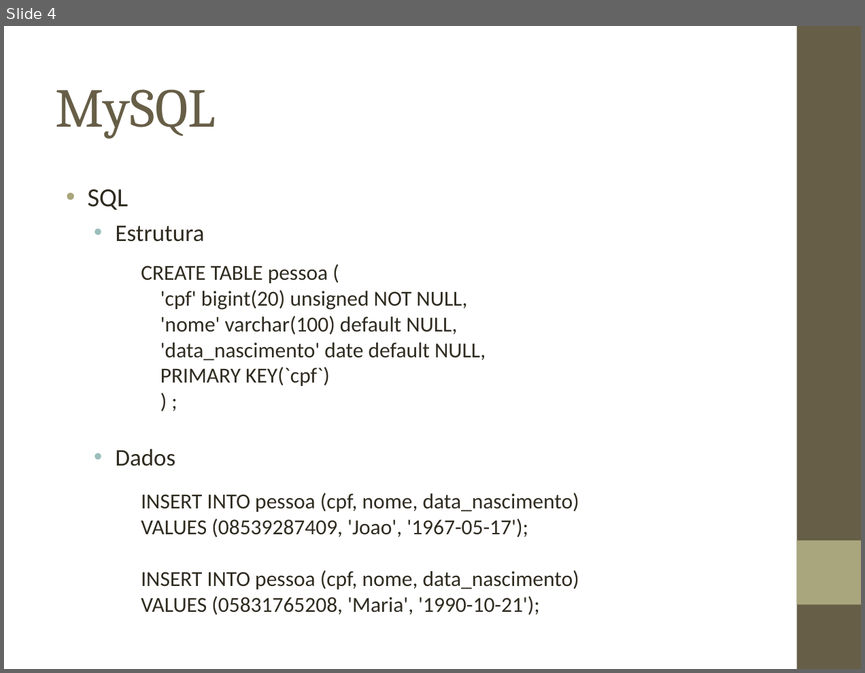
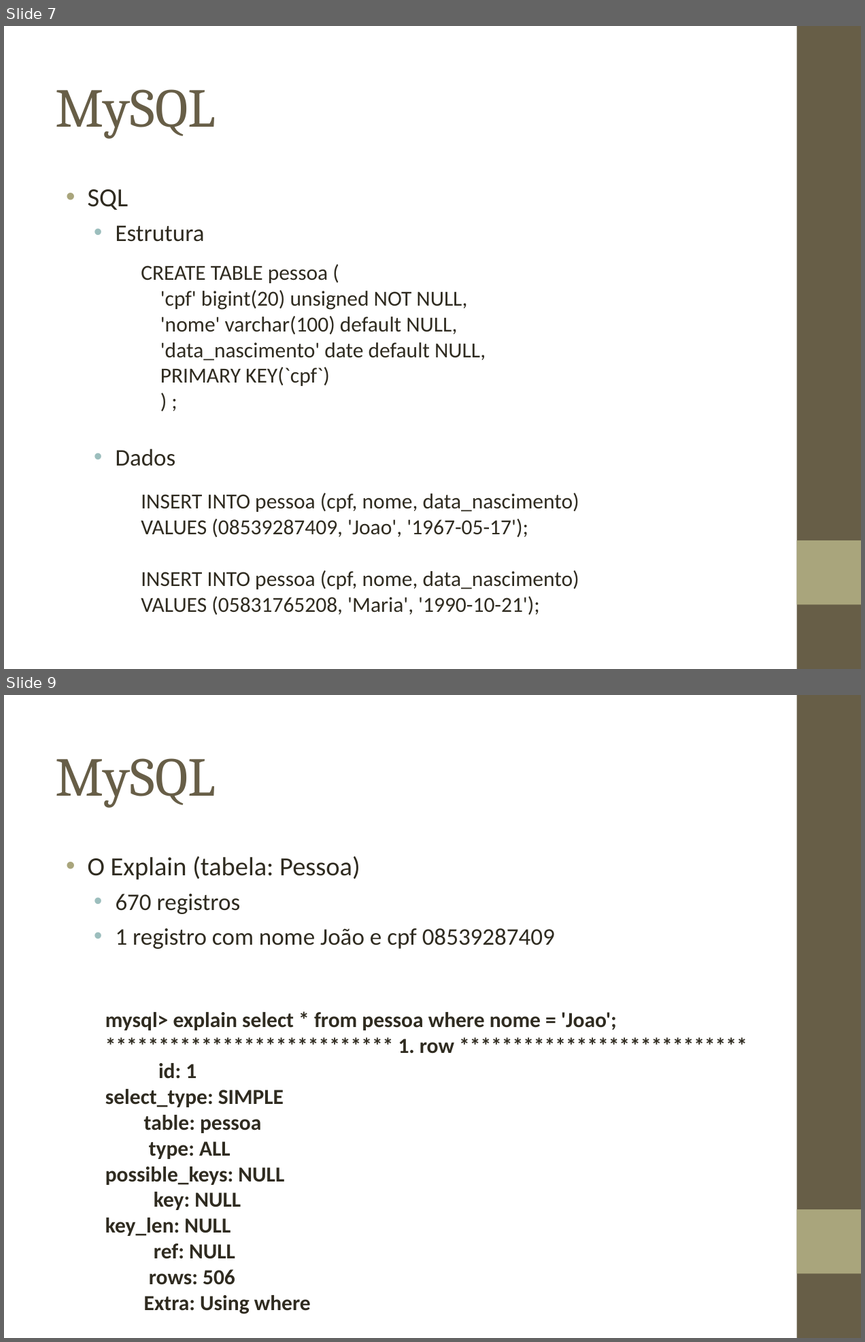
Before and after one commit to biacpaixao/Projeto_Final, a slide deck: apresentacao_projeto_final.ppt. Shown one above the other, each under a label of ours: slide 4 before the commit, slides 7 and 9 after it; the slides between them are not shown. The pictures are 865x673 and 865x1342 pixels, drawn with LibreOffice and Linux fonts; fonts in the diff are those of the drawing; background and template pictures are left out. Boxes give left, top, right and bottom in pixels: in the first picture for what was removed or moved away, otherwise in the second. Text is boxed around its words. In the diff, an @@ line names an element or a change of style, - is before the commit and + after.

```diff
--- a/apresentacao_projeto_final.ppt
+++ b/apresentacao_projeto_final.ppt
@@ slide 9 added at (x1=4, y1=695, x2=861, y2=1338), background picture (left out); not listed: 2 template elements that a slide beside it also shows @@
@@ title added at (x1=56, y1=758, x2=215, y2=808), 46 pt, text #675E47 @@
+MySQL
@@ text added at (x1=88, y1=856, x2=555, y2=949), 20 pt, text #2F2B20 @@
+• O Explain (tabela: Pessoa)
+  • 670 registros
+  • 1 registro com nome João e cpf 08539287409
@@ text added at (x1=105, y1=1012, x2=617, y2=1314), 18 pt, text #2F2B20, bold @@
+mysql> explain select * from pessoa where nome = 'Joao'; *************************** 1. row ***************************
+id: 1
+select_type: SIMPLE
+table: pessoa
+type: ALL
+possible_keys: NULL
+key: NULL
+key_len: NULL
+ref: NULL
+rows: 506
+Extra: Using where
@@ what was slide 4 is now slide 7 @@
```
Also in this commit, not shown: 17 other slides added.
